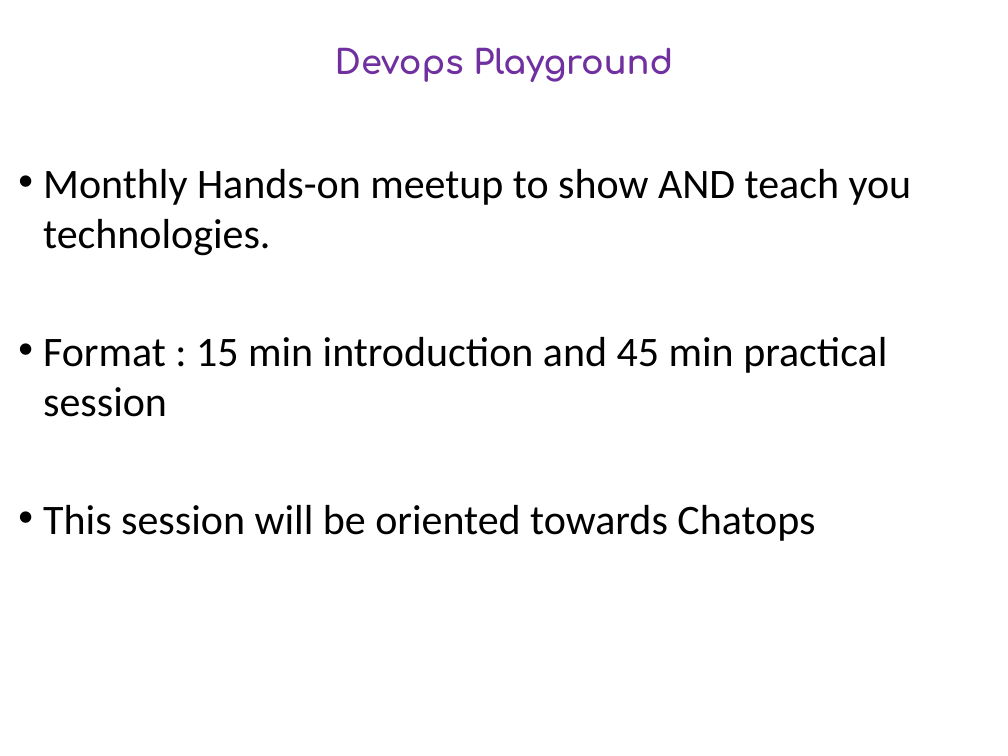
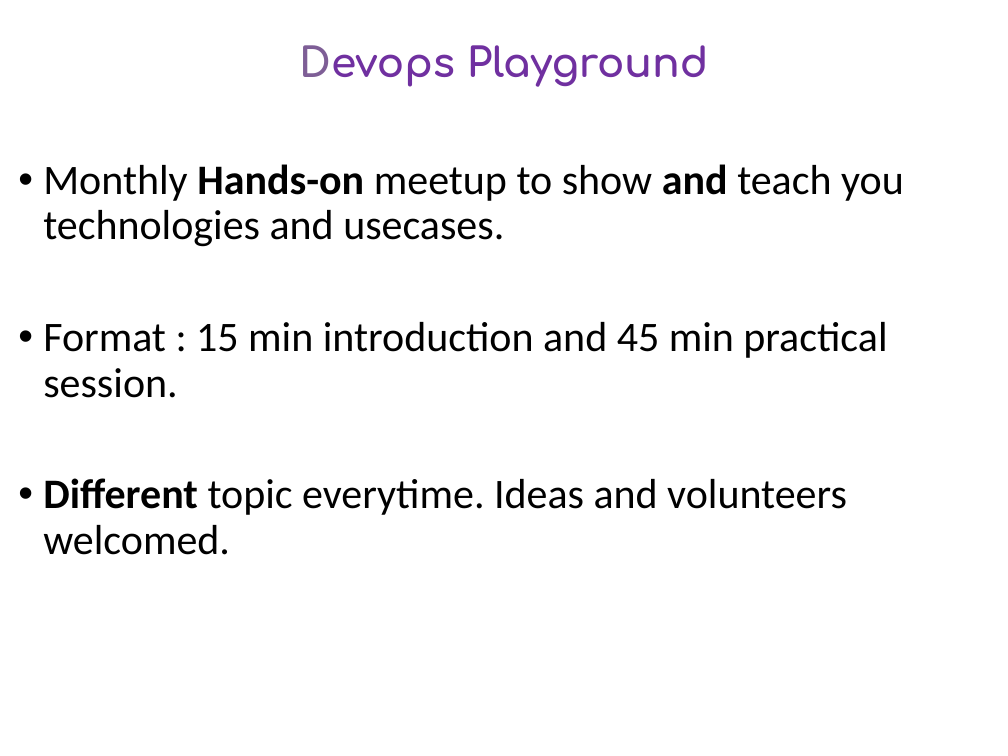
Before and after one commit to DevOpsPlayground/Hands-on-with-ChatOps, a slide deck: slide 3 of devops_playground_intro.pptx (slide 2 before the commit). Drawn at 1008x756 pixels with LibreOffice and Linux fonts; fonts in the diff are those of the drawing; background and template pictures are left out. Boxes give left, top, right and bottom in pixels: in the first picture for what was removed or moved away, otherwise in the second. Text is boxed around its words. In the diff, an @@ line names an element or a change of style, - is before the commit and + after.

```diff
--- a/devops_playground_intro.pptx
+++ b/devops_playground_intro.pptx
@@ title "Devops Playground" at bbox=[299, 45, 709, 86]: size 24 to 29 pt; text colour #7030A0 to #7E5E96 in "Devops"; line spacing 1 to 0.9; vertical alignment top to middle @@
@@ text at bbox=[43, 164, 904, 555]: text changed @@
-• Monthly Hands-on meetup to show AND teach you technologies.
-• Format : 15 min introduction and 45 min practical session
-• This session will be oriented towards Chatops
+• Monthly Hands-on meetup to show and teach you technologies and usecases.
+• Format : 15 min introduction and 45 min practical session.
+• Different topic everytime. Ideas and volunteers welcomed.
```
Also in this commit, not shown: 5 other slides changed, 1 slide added, 3 other files.
